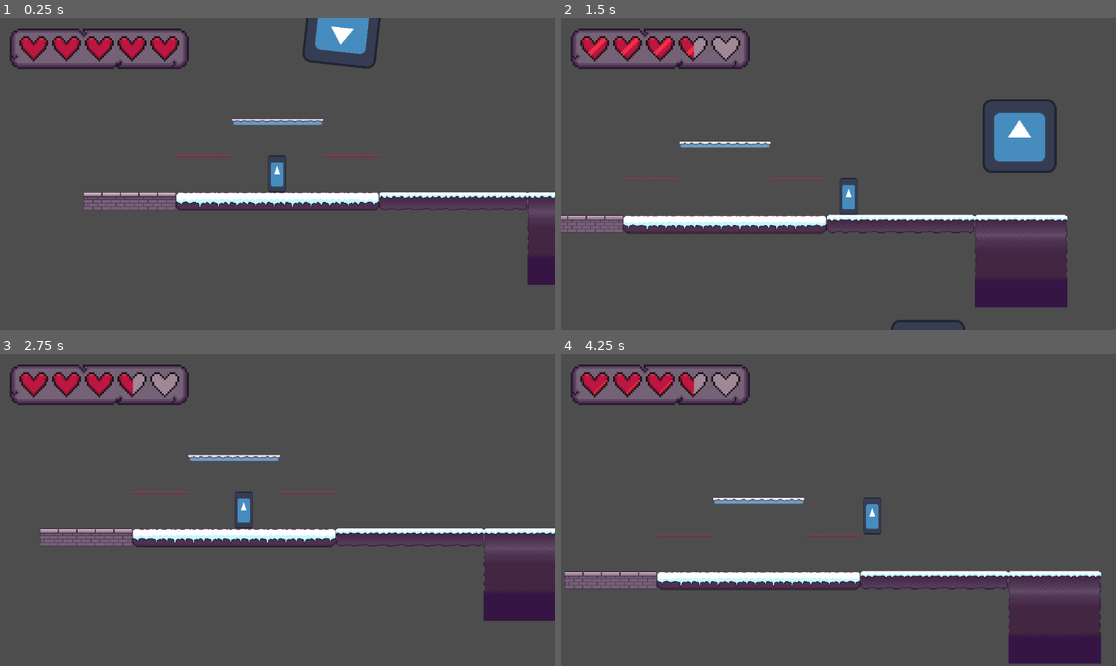
Above: before the commit, frames 1-4 (two rows, left to right).
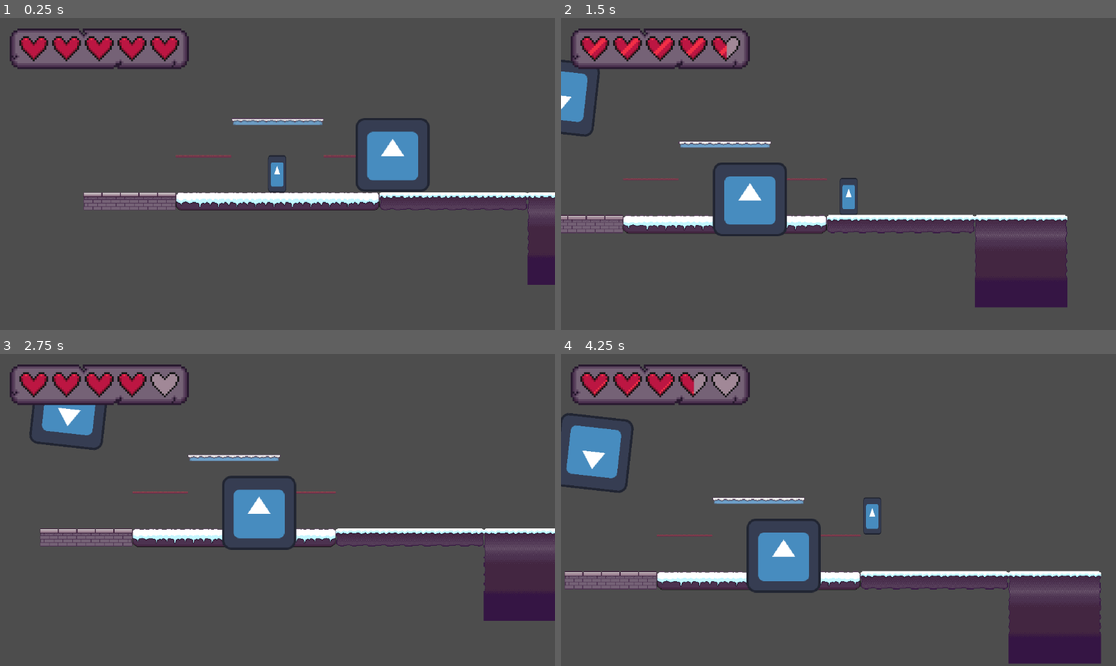
Above: after the commit, the same moments.

Repository: willsattanuparp/wild-jam-76-game
Game: Godot game, scene res://Assets/Scenes/test_level.tscn
Same seed, same stepped clock (60 frames per second), same inputs: the game is played once before the commit and once after it. The engine's default icon, where the game draws it, is replaced by a stand-in: a white triangle on a blue panel in a dark square.
Inputs (mouse positions are in pixels of both pictures, inside the frame that each line leads up to):
- Up to frame 1 (0.25 s): no input
- Up to frame 2 (1.5 s): move the mouse to (960, 158) at 0.52 s; hold D (Right) 0.53-1.25 s; tap E (Special) at 0.6 s; click (960, 158) at 0.67 s; tap Space (Jump) at 0.77 s; drag from (727, 189) to (966, 155) at 1.27 s
- Up to frame 3 (2.75 s): move the mouse to (333, 441) at 2.02 s; hold A (Left) from 2.03 s (still down); tap E (Special) at 2.1 s
- Up to frame 4 (4.25 s): release A (Left) at 2.75 s; drag from (810, 572) to (672, 463) at 2.77 s; move the mouse to (1005, 556) at 3.52 s; hold D (Right) from 3.53 s (still down); tap E (Special) at 3.6 s; tap Space (Jump) at 3.77 s

The runs differ from the first frame. In frame 1, 3.1% of the frame differs, in the area x 54-78%, y 0-56%; in frame 2, 5.1%, in the area x 0-90%, y 6-100%; in frame 3, 3.1%; in frame 4, 3.8%.

Commit message:
implemented bouncing projectile

Diff:
--- /dev/null
+++ b/platformer-test/Assets/Scenes/Projectiles/bouncing_projectile.tscn
@@ -0,0 +1,20 @@
+[gd_scene load_steps=4 format=3 uid="uid://ct6560qhtks6"]
+
+[ext_resource type="PackedScene" uid="uid://bhid0pwovjr01" path="res://Assets/Scenes/projectile.tscn" id="1_aqbso"]
+[ext_resource type="Script" path="res://Scripts/bouncing_projectile.gd" id="2_4u538"]
+
+[sub_resource type="CircleShape2D" id="CircleShape2D_0fjpf"]
+
+[node name="BouncingProjectile" node_paths=PackedStringArray("collision_ray") instance=ExtResource("1_aqbso")]
+collision_mask = 7
+script = ExtResource("2_4u538")
+affected_by_gravity = false
+collision_ray = NodePath("CollisionRay")
+raycast_length = 20
+
+[node name="CollisionShape2D" parent="." index="1"]
+shape = SubResource("CircleShape2D_0fjpf")
+
+[node name="CollisionRay" type="RayCast2D" parent="." index="2"]
+target_position = Vector2(67, 0)
+collision_mask = 6
--- a/platformer-test/Assets/Scenes/Projectiles/exploding_projectile.tscn
+++ b/platformer-test/Assets/Scenes/Projectiles/exploding_projectile.tscn
@@ -9,7 +9,8 @@
 [node name="ExplodingPresent" instance=ExtResource("1_g5jp3")]
 collision_mask = 7
 script = ExtResource("2_f5yti")
-projectile_scene = ExtResource("1_g5jp3")
+number_of_projectiles_in_explosion = 6
+projectile_scene = null
 
 [node name="CollisionShape2D" parent="." index="1"]
 shape = SubResource("CircleShape2D_jhafu")
--- a/platformer-test/Assets/Scenes/freeze_splash.tscn
+++ b/platformer-test/Assets/Scenes/freeze_splash.tscn
@@ -27,6 +27,8 @@
 texture = ExtResource("2_dm6lo")
 
 [node name="FreezeHitbox" type="Area2D" parent="."]
+collision_layer = 0
+collision_mask = 8
 
 [node name="CollisionShape2D" type="CollisionShape2D" parent="FreezeHitbox"]
 shape = SubResource("CircleShape2D_7k785")
--- a/platformer-test/Assets/Scenes/projectile.tscn
+++ b/platformer-test/Assets/Scenes/projectile.tscn
@@ -4,7 +4,7 @@
 [ext_resource type="Texture2D" uid="uid://f0s5mdu3uewl" path="res://icon.svg" id="2_bwj5r"]
 
 [sub_resource type="CircleShape2D" id="CircleShape2D_36tpw"]
-radius = 64.0
+radius = 27.2947
 
 [node name="Projectile" type="Area2D" groups=["Freezable"]]
 collision_layer = 8
--- a/platformer-test/Assets/Scenes/test_level.tscn
+++ b/platformer-test/Assets/Scenes/test_level.tscn
@@ -10,6 +10,7 @@
 [ext_resource type="Texture2D" uid="uid://dv5a47qm1121m" path="res://Assets/Sprites/Environment/Environment_Sprites_and_Tileset_Winter.png" id="9_d4878"]
 [ext_resource type="PackedScene" uid="uid://bhid0pwovjr01" path="res://Assets/Scenes/projectile.tscn" id="9_fx6am"]
 [ext_resource type="PackedScene" uid="uid://bntuicrgwiwdt" path="res://Assets/Scenes/Projectiles/exploding_projectile.tscn" id="10_a4aks"]
+[ext_resource type="PackedScene" uid="uid://ct6560qhtks6" path="res://Assets/Scenes/Projectiles/bouncing_projectile.tscn" id="11_gl6hg"]
 
 [sub_resource type="Resource" id="Resource_u3ojo"]
 script = ExtResource("7_av15b")
@@ -245,15 +246,19 @@
 [node name="Projectiles" type="Node2D" parent="."]
 
 [node name="ExplodingPresent" parent="Projectiles" instance=ExtResource("10_a4aks")]
-position = Vector2(742, 239)
+position = Vector2(535, 50)
 rotation = 3.25233
-scale = Vector2(1, 1)
-collision_layer = 1
+projectile_scene = ExtResource("9_fx6am")
 velocity = Vector2(-1, -1)
 
 [node name="Projectile" parent="Projectiles" instance=ExtResource("9_fx6am")]
-position = Vector2(908, 400)
+position = Vector2(943, 145)
 rotation = 2.91017
+
+[node name="BouncingProjectile" parent="Projectiles" instance=ExtResource("11_gl6hg")]
+position = Vector2(799, 311)
+raycast_length = 20
+velocity = Vector2(-1, 1)
 
 [connection signal="special" from="Player" to="." method="_on_player_special"]
 [connection signal="ui_heart_damage" from="Player" to="UI/Level_UI" method="_on_player_ui_heart_damage"]
--- /dev/null
+++ b/platformer-test/Scripts/bouncing_projectile.gd
@@ -0,0 +1,26 @@
+extends Projectile
+
+const GRAVITY = 5
+
+@export var affected_by_gravity = false
+@export var collision_ray: RayCast2D
+@export var raycast_length: int = 20
+
+func _ready() -> void:
+	calculate_ray()
+
+func projectile_body_entered(body: Node2D):
+	if body.is_in_group("Floor"):
+		pass
+	if collision_ray.is_colliding() and collision_ray.get_collider().is_in_group("Floor"):
+		var collision_normal = collision_ray.get_collision_normal()
+		velocity = velocity.bounce(collision_normal)
+		#avoid repeated collisions
+		position += collision_normal * 5
+		calculate_ray()
+
+func projectile_move(delta: float):
+	super(delta)
+
+func calculate_ray():
+	collision_ray.target_position = velocity.normalized() * raycast_length
--- a/platformer-test/Scripts/exploding_projectile.gd
+++ b/platformer-test/Scripts/exploding_projectile.gd
@@ -2,6 +2,7 @@
 
 const GRAVITY = 5
 
+@export var number_of_projectiles_in_explosion: int = 6
 @export var projectile_scene :PackedScene
 var is_moving = true
 
@@ -13,7 +14,7 @@
 func projectile_body_entered(body: Node2D):
 	if body.is_in_group("Floor"):
 		is_moving = false
-		star_explosion(8)
+		star_explosion(number_of_projectiles_in_explosion)
 		queue_free()
 		print("hit floor")
 
@@ -24,4 +25,4 @@
 		var projectile = projectile_scene.instantiate() as Projectile
 		projectile.velocity = Vector2(cos(angle),sin(angle))
 		projectile.position = position
-		get_parent().add_child(projectile)
+		get_parent().call_deferred("add_child",projectile)
--- a/platformer-test/Scripts/projectile.gd
+++ b/platformer-test/Scripts/projectile.gd
@@ -1,12 +1,20 @@
 class_name Projectile extends Area2D
 
 
-@export var speed = 600
+@export var initial_speed = 600
 @export var velocity = Vector2.RIGHT
+@onready var speed = initial_speed
 
+var freezing = false
 
 func freeze():
-	pass
+	freezing = true
+	print("freezing")
+	speed = 0
+
+func unfreeze():
+	freezing = false
+	speed = initial_speed
 
 func _on_body_entered(body: Node2D) -> void:
 	projectile_body_entered(body)
--- a/platformer-test/Scripts/test_level.gd
+++ b/platformer-test/Scripts/test_level.gd
@@ -8,12 +8,7 @@
 #
 #func _ready() -> void:
 	#test_shake = $ProCam2D.get_addons()[0]
-	#test_shake.shake()
-
-#func _process(delta: float) -> void:
-	#print(test_shake.is_shaking())
-
-
+	#test_shake.shake()```
 func _on_player_special() -> void:
 	var special = special_scene.instantiate()
 	special.global_position = player.position
Not shown: 1 places in platformer-test/Assets/Scenes/test_level.tscn that only renumber resources
